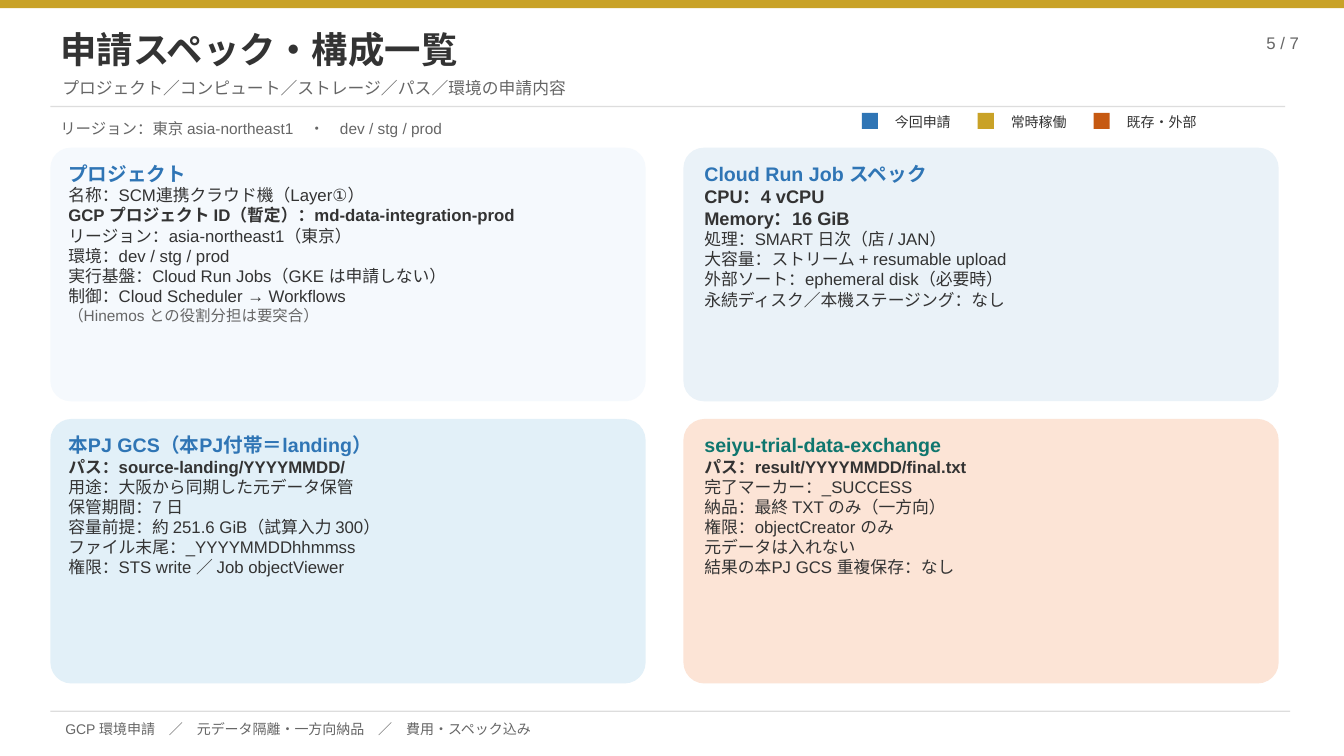
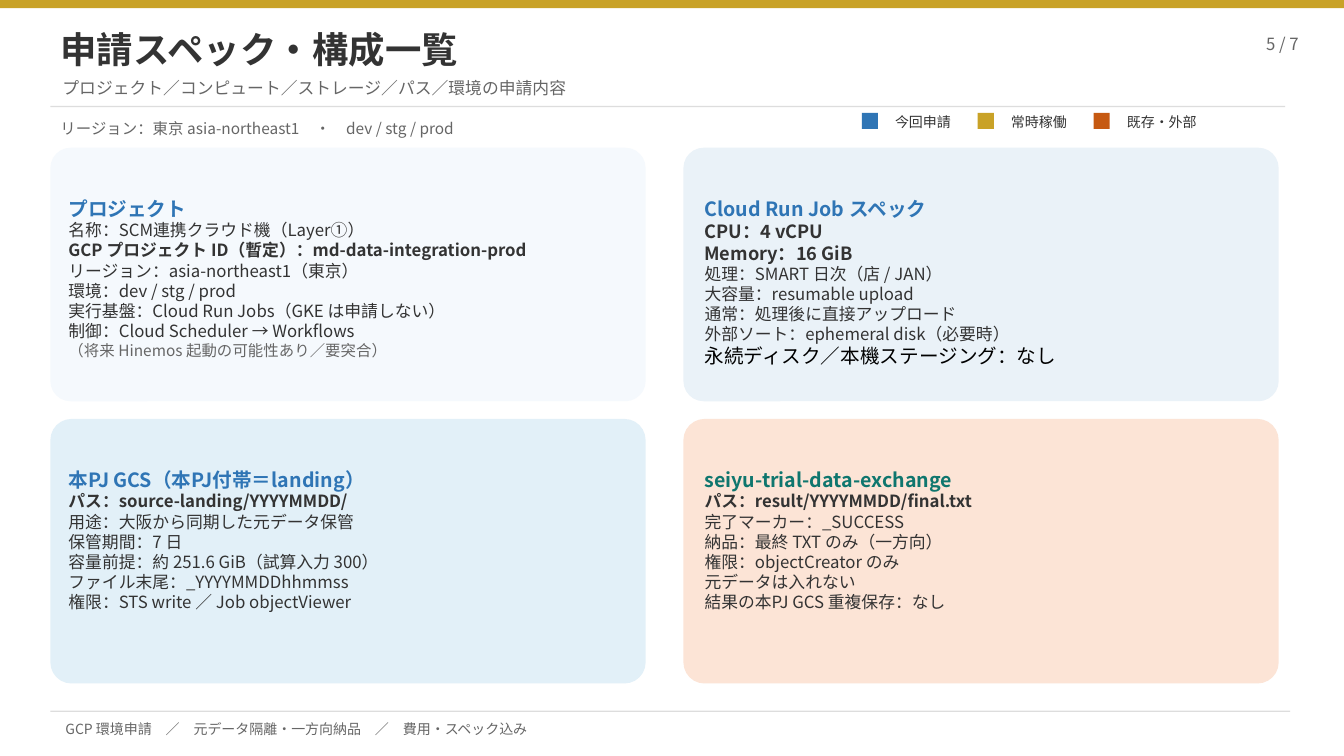
Before and after one commit to ZangPengshi-TREC/Zang_TreC, a slide deck: slide 5 of PMI/Sinops/phase2-detail-design/sources/20260922-scm-if-cloud-application/SCM連携クラウド機_GCP環境申請.pptx. Drawn at 1344x756 pixels with LibreOffice and Linux fonts; fonts in the diff are those of the drawing. Boxes give left, top, right and bottom in pixels: in the first picture for what was removed or moved away, otherwise in the second. Text is boxed around its words. In the diff, an @@ line names an element or a change of style, - is before the commit and + after.

```diff
--- a/PMI/Sinops/phase2-detail-design/sources/20260922-scm-if-cloud-application/SCM連携クラウド機_GCP環境申請.pptx
+++ b/PMI/Sinops/phase2-detail-design/sources/20260922-scm-if-cloud-application/SCM連携クラウド機_GCP環境申請.pptx
@@ text "プロジェクト": place and size @@
-text "プロジェクト" at (68, 164, 515, 322)
+text "プロジェクト" at (68, 199, 526, 357)
@@ text at (68, 199, 526, 339): font Arial to Noto Sans CJK JP in "プロジェクト", "名称：SCM連携クラウド機（Layer①）", "GCP プロジェクト ID（暫定）：md-data-integration-prod", "リージョン：asia-northeast1（東京）" and 3 more places @@
@@ text "Cloud Run Job スペック": place and size @@
-text "Cloud Run Job スペック" at (704, 165, 1006, 308)
+text "Cloud Run Job スペック" at (705, 200, 1057, 365)
@@ text at (705, 200, 1057, 365): font Arial to Noto Sans CJK JP in "Cloud Run Job スペック", "CPU：4 vCPU", "Memory：16 GiB", "処理：SMART 日次（店 / JAN）" and 1 more places; size 12 to 14 pt, text colour #333333 to #000000 in "永続ディスク／本機ステージング：なし" @@
@@ text at (705, 286, 957, 322): text changed; font Arial to Noto Sans CJK JP @@
-大容量：ストリーム + resumable upload
+大容量：resumable upload
+通常：処理後に直接アップロード
@@ text at (68, 343, 387, 357): text changed; font Arial to Noto Sans CJK JP @@
-（Hinemos との役割分担は要突合）
+（将来 Hinemos 起動の可能性あり／要突合）
@@ text "本PJ GCS（本PJ付帯＝landing）": place and size @@
-text "本PJ GCS（本PJ付帯＝landing）" at (68, 435, 380, 577)
+text "本PJ GCS（本PJ付帯＝landing）" at (68, 470, 379, 612)
@@ font Arial to Noto Sans CJK JP in 9 elements at (62, 80, 566, 96), (65, 722, 527, 735), (60, 121, 454, 138), (895, 115, 951, 128), (1011, 115, 1067, 128), (1127, 115, 1197, 128), (1266, 37, 1298, 50), (68, 470, 379, 612), (705, 471, 972, 610) @@
@@ text "seiyu-trial-data-exchange": place and size @@
-text "seiyu-trial-data-exchange" at (704, 437, 966, 575)
+text "seiyu-trial-data-exchange" at (705, 471, 972, 610)
```
Also in this commit, not shown: 6 other slides changed, 8 other files.
